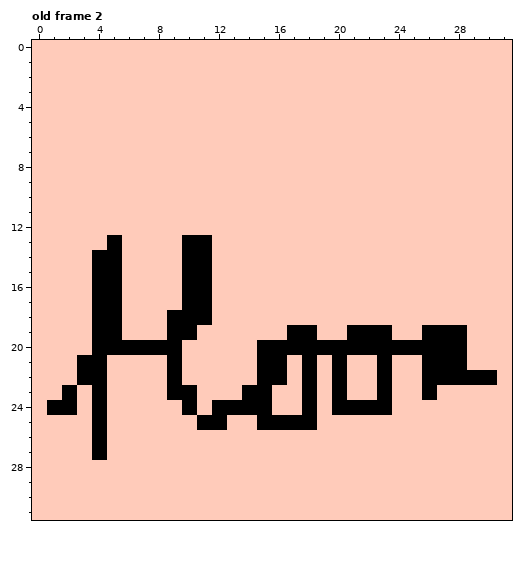
Pixel-art file, stored at t.aseprite. The picture above was drawn from the file before the commit.
32x32 pixels, 3 frames. Shown: old frame 2. The commit also changed other frames, which this record leaves out.
Now the later version:
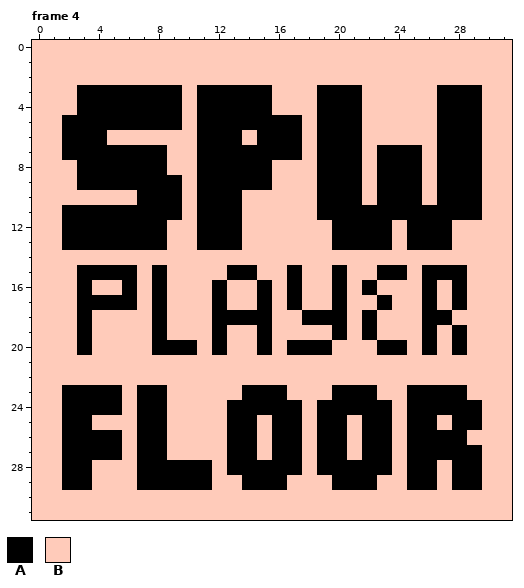
Palette (. is transparent): A #000000  B #ffcbba
A new or re-ordered frame is compared with the old frame closest to it.
Edits made:
frames 3 -> 5
Frame 4 is new; against old frame 2, layers "Layer 2", "Layer 1":
y 3..4: x 3..9 BBBBBBB -> AAAAAAA; x 11..15 BBBBB -> AAAAA; x 19..21 BBB -> AAA; x 27..29 BBB -> AAA
y 5: x 2..9 BBBBBBBB -> AAAAAAAA; x 11..17 BBBBBBB -> AAAAAAA; x 19..21 BBB -> AAA; x 27..29 BBB -> AAA
y 6: x 2..4 BBB -> AAA; x 11..13 BBB -> AAA; x 15..17 BBB -> AAA; x 19..21 BBB -> AAA; x 27..29 BBB -> AAA
y 7: x 2..8 BBBBBBB -> AAAAAAA; x 11..17 BBBBBBB -> AAAAAAA; x 19..21 BBB -> AAA; x 23..25 BBB -> AAA; x 27..29 BBB -> AAA
y 8: x 3..8 BBBBBB -> AAAAAA; x 11..15 BBBBB -> AAAAA; x 19..21 BBB -> AAA; x 23..25 BBB -> AAA; x 27..29 BBB -> AAA
y 9: x 3..9 BBBBBBB -> AAAAAAA; x 11..15 BBBBB -> AAAAA; x 19..21 BBB -> AAA; x 23..25 BBB -> AAA; x 27..29 BBB -> AAA
y 10: x 7..9 BBB -> AAA; x 11..13 BBB -> AAA; x 19..21 BBB -> AAA; x 23..25 BBB -> AAA; x 27..29 BBB -> AAA
y 11: x 2..9 BBBBBBBB -> AAAAAAAA; x 11..13 BBB -> AAA; x 19..29 BBBBBBBBBBB -> AAAAAAAAAAA
y 12: x 2..8 BBBBBBB -> AAAAAAA; x 11..13 BBB -> AAA; x 20..23 BBBB -> AAAA; x 25..27 BBB -> AAA
y 13: x 2..4 BBB -> AAA; x 6..8 BBB -> AAA; x 10 A -> B; x 12..13 BB -> AA; x 20..23 BBBB -> AAAA; x 25..27 BBB -> AAA
y 14: x 4..5 AA -> BB; x 10..11 AA -> BB
y 15: x 3 B -> A; x 6 B -> A; x 8 B -> A; x 10..11 AA -> BB; x 13..14 BB -> AA; x 17 B -> A; x 20 B -> A; x 23..24 BB -> AA; x 26..28 BBB -> AAA
y 16: x 3..6 BAAB -> ABBA; x 8 B -> A; x 10..12 AAB -> BBA; x 15 B -> A; x 17 B -> A; x 20 B -> A; x 22 B -> A; x 26 B -> A; x 28 B -> A
y 17: x 3 B -> A; x 6 B -> A; x 8 B -> A; x 10..12 AAB -> BBA; x 15 B -> A; x 17 B -> A; x 20 B -> A; x 23 B -> A; x 26 B -> A; x 28 B -> A
y 18: x 3..5 BAA -> ABB; x 8..15 BAAABBBB -> ABBBAAAA; x 18..20 BBB -> AAA; x 22 B -> A; x 26..27 BB -> AA
y 19: x 3..5 BAA -> ABB; x 8..10 BAA -> ABB; x 12 B -> A; x 15 B -> A; x 17..18 AA -> BB; x 20..21 BA -> AB; x 23 A -> B; x 27 A -> B
y 20: x 3..7 BAAAA -> ABBBB; x 10 B -> A; x 12 B -> A; x 16 A -> B; x 20..22 AAA -> BBB; x 25 A -> B; x 27 A -> B
y 21: x 3..4 AA -> BB; x 9 A -> B; x 15..16 AA -> BB; x 18 A -> B; x 20 A -> B; x 23 A -> B; x 26..28 AAA -> BBB
y 22: x 3..4 AA -> BB; x 9 A -> B; x 15..16 AA -> BB; x 18 A -> B; x 20 A -> B; x 23 A -> B; x 26..30 AAAAA -> BBBBB
y 23: x 3 B -> A; x 5 B -> A; x 7..10 BBAA -> AABB; x 16 B -> A; x 18 A -> B; x 21..23 BBA -> AAB; x 25 B -> A; x 27..28 BB -> AA
y 24: x 1 A -> B; x 3 B -> A; x 5 B -> A; x 7..8 BB -> AA; x 10 A -> B; x 12 A -> B; x 16..19 BBAB -> AABA; x 25..29 BBBBB -> AAAAA
y 25: x 2..4 BBA -> AAB; x 7..8 BB -> AA; x 11..15 AABBA -> BBAAB; x 18..20 ABB -> BAA; x 22..23 BB -> AA; x 25..26 BB -> AA; x 28..29 BB -> AA
y 26: x 2..3 BB -> AA; x 5 B -> A; x 7..8 BB -> AA; x 13..14 BB -> AA; x 16..17 BB -> AA; x 19..20 BB -> AA; x 22..23 BB -> AA; x 25..28 BBBB -> AAAA
y 27: x 2..3 BB -> AA; x 5 B -> A; x 7..8 BB -> AA; x 13..14 BB -> AA; x 16..17 BB -> AA; x 19..20 BB -> AA; x 22..23 BB -> AA; x 25..29 BBBBB -> AAAAA
y 28: x 2..3 BB -> AA; x 7..11 BBBBB -> AAAAA; x 13..17 BBBBB -> AAAAA; x 19..23 BBBBB -> AAAAA; x 25..26 BB -> AA; x 28..29 BB -> AA
y 29: x 2..3 BB -> AA; x 7..11 BBBBB -> AAAAA; x 14..16 BBB -> AAA; x 20..22 BBB -> AAA; x 25..26 BB -> AA; x 28..29 BB -> AA
Where, in picture pixels (left, top, right, bottom), the same in both pictures:
changed: (47, 85, 497, 490)
